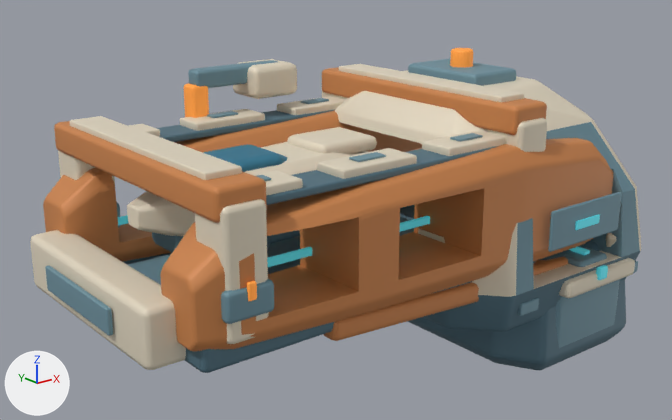
Before and after pictures for a commit that changed the Blender file space-battleship/art_sources/planet_facilities_v5/shipyard.blend.
Rendered twice from a 50 mm lens placed at (-4.47, -4.25, 2.26), pointed at (-1.0, 0.08, 0.53). Arrows for +X, +Y and +Z are at lower left; the lights stay in place. The first picture is the older version.

Names of what the first picture shows: 'Continuous ochre berth pressure cheek', 'Continuous ochre berth pressure cheek.001', 'Coupling jaw under deck', 'Dock diagonal load brace', 'Dock portal pressure leg.002', 'Dock portal roof truss', 'Dock portal roof truss.001', 'Dock portal upper armor.001', 'Dock terminal armored nose', 'Ivory shuttle pressure shell', 'Ring-coupled tapered keel', 'Ring-to-berth pressure shell' and 43 more.
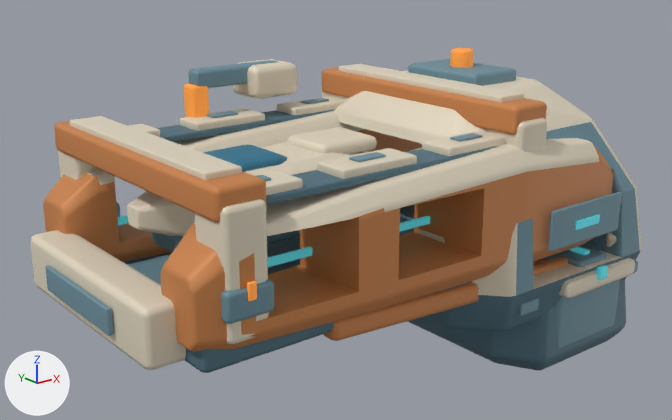
The change, as a list of edits to the scene's bpy script:
```text
Change me_continuous_ochre_berth_pressure_cheek:
    where me_continuous_ochre_berth_pressure_cheek.from_pydata(...)  # 255 vertices, 232 faces; spans x -2.57..0.56, y -0.98..-0.42, z 0.29..1.04
    used by ob_continuous_ochre_berth_pressure_cheek; parent = ob_facility; location = (0.0, 0.0, 0.0)
    me_continuous_ochre_berth_pressure_cheek part 1: 19 of the faces centred in x -0.15..0.23, y -0.96..-0.44, z 0.89..1.01 switch from mat_shipyard_structural_ochre (orange #ce864d) to mat_ivory_armor (pale yellow #e5dac4)
    me_continuous_ochre_berth_pressure_cheek part 2: 17 of the faces centred in x -2.37..-1.68, y -0.94..-0.46, z 0.88..0.95 switch from mat_shipyard_structural_ochre (orange #ce864d) to mat_ivory_armor (pale yellow #e5dac4)
    me_continuous_ochre_berth_pressure_cheek part 3: 11 of the faces centred in x -1.0, y -0.96..-0.44, z 0.9..1.01 switch from mat_shipyard_structural_ochre (orange #ce864d) to mat_ivory_armor (pale yellow #e5dac4)
Change me_continuous_ochre_berth_pressure_cheek_001:
    where me_continuous_ochre_berth_pressure_cheek_001.from_pydata(...)  # 255 vertices, 232 faces; spans x -2.57..0.56, y 0.42..0.98, z 0.29..1.04
    used by ob_continuous_ochre_berth_pressure_cheek_001; parent = ob_facility; location = (0.0, 0.0, 0.0)
    me_continuous_ochre_berth_pressure_cheek_001 part 4: 17 of the faces centred in x -2.37..-1.68, y 0.46..0.94, z 0.88..0.95 switch from mat_shipyard_structural_ochre (orange #ce864d) to mat_ivory_armor (pale yellow #e5dac4)
    me_continuous_ochre_berth_pressure_cheek_001 part 5: 11 of the faces centred in x -1.0, y 0.44..0.96, z 0.9..1.01 switch from mat_shipyard_structural_ochre (orange #ce864d) to mat_ivory_armor (pale yellow #e5dac4)
```

Boxes [x1, y1, x2, y2] around the edits, measured in the pictures (672 x 420 px):
part 1 of me_continuous_ochre_berth_pressure_cheek, recoloured (orange to pale yellow): [506, 138, 599, 172] in both
part 2 of me_continuous_ochre_berth_pressure_cheek, recoloured (orange to pale yellow): [193, 183, 384, 236] in both
part 3 of me_continuous_ochre_berth_pressure_cheek, recoloured (orange to pale yellow): [367, 144, 527, 212] in both
part 4 of me_continuous_ochre_berth_pressure_cheek_001, recoloured: [86, 135, 229, 185] in both
part 5 of me_continuous_ochre_berth_pressure_cheek_001, recoloured (orange to pale yellow): [220, 110, 364, 148] in both
